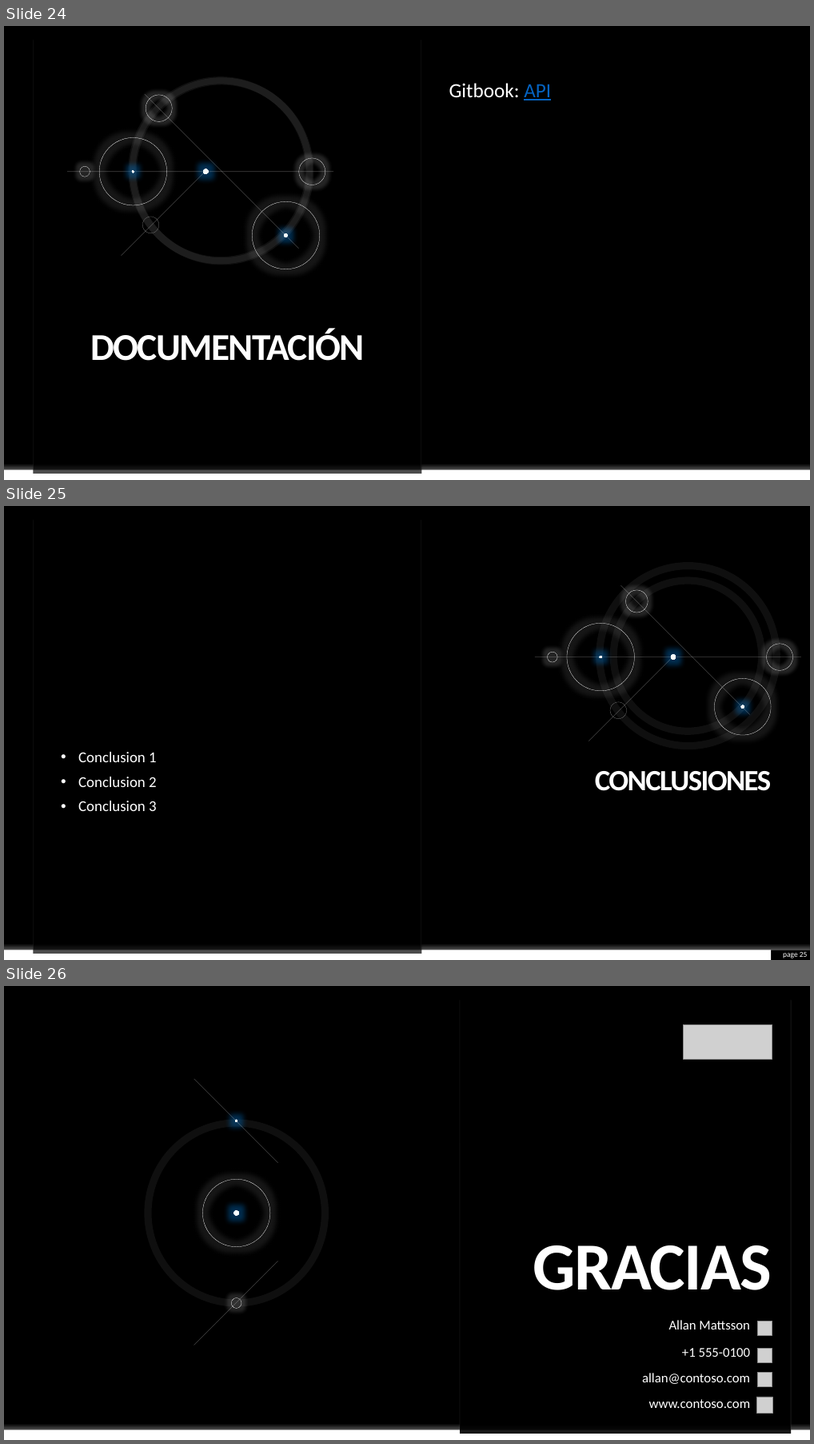
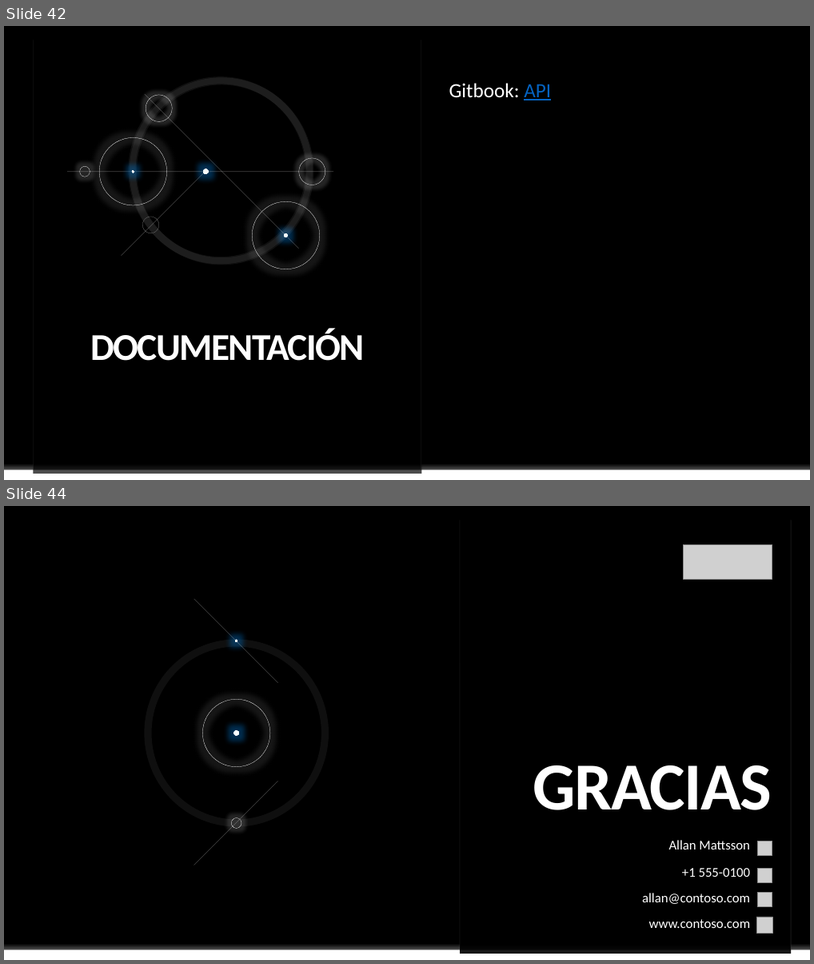
Before and after one commit to KevinHern/ingsoft, a slide deck: Docs/Presentacion_Final/final.pptx. Shown one above the other, each under a label of ours: slides 24, 25 and 26 before the commit, slides 42 and 44 after it; the slides between them are not shown. The pictures are 814x1444 and 814x964 pixels, drawn with LibreOffice and Linux fonts; fonts in the diff are those of the drawing; grey boxes stand for pictures; background and template pictures are left out. Boxes give left, top, right and bottom in pixels: in the first picture for what was removed or moved away, otherwise in the second. Text is boxed around its words. In the diff, an @@ line names an element or a change of style, - is before the commit and + after.

```diff
--- a/Docs/Presentacion_Final/final.pptx
+++ b/Docs/Presentacion_Final/final.pptx
@@ slide 25 removed at [4, 506, 810, 960], background #000000; not listed: 4 template elements that a slide beside it also shows @@
@@ group removed at [614, 580, 772, 736]: 4 ellipses, 1 line @@
@@ group removed at [535, 566, 802, 746]: 7 ellipses, 2 lines @@
@@ text removed at [78, 752, 157, 811] @@
-• Conclusion 1
-• Conclusion 2
-• Conclusion 3
@@ title removed at [595, 771, 771, 791] @@
-CONCLUSIONES
@@ rectangle removed at [4, 949, 772, 960] @@
@@ page number removed at [783, 952, 808, 958] @@
-page 25
@@ what was slide 24 is now slide 42 @@
@@ what was slide 26 is now slide 44 @@
```
Also in this commit, not shown: 9 slides changed, 20 slides added, 1 other slide removed.
